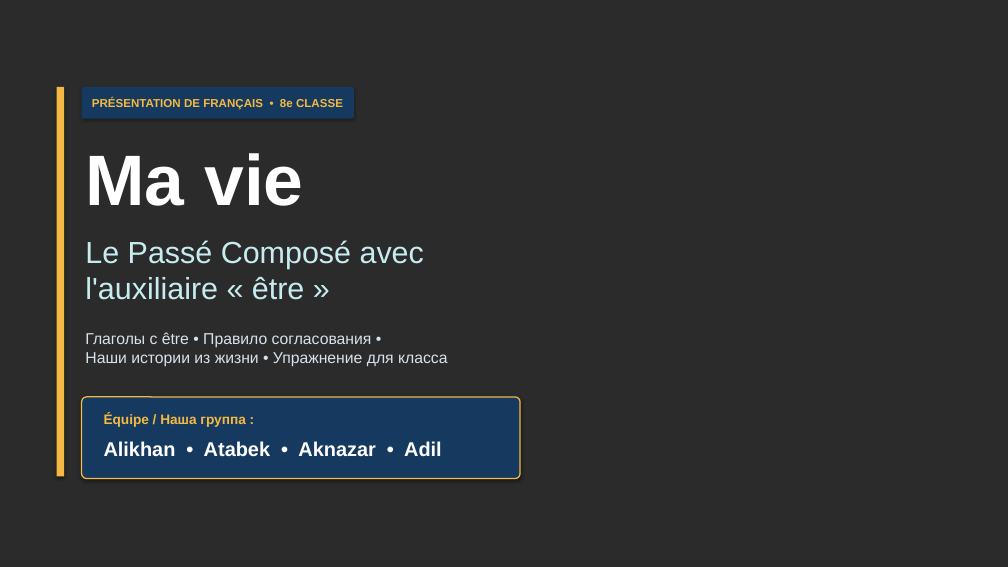
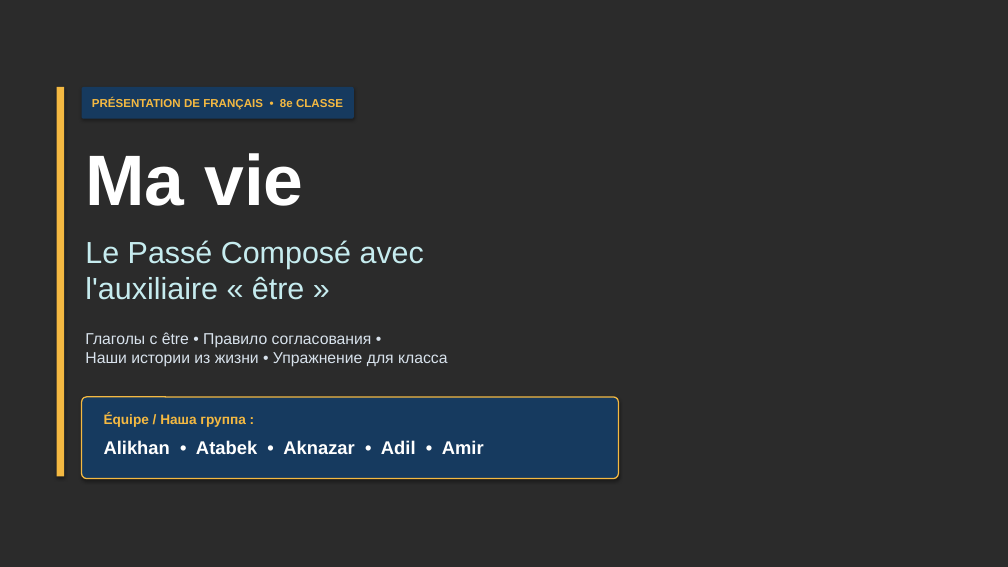
Before and after one commit to graz1p777dev/ma-vie-presentation, a slide deck: slide 1 of Ma_vie_Passe_Compose.pptx. Drawn at 1008x567 pixels with LibreOffice and Linux fonts; fonts in the diff are those of the drawing; background and template pictures are left out; a plain dark background stands for a picture behind light text. Boxes give left, top, right and bottom in pixels: in the first picture for what was removed or moved away, otherwise in the second. Text is boxed around its words. In the diff, an @@ line names an element or a change of style, - is before the commit and + after.

Commit message:
Add Aknazar, Adil, and Amir slides with illustrations and reading scripts

```diff
--- a/Ma_vie_Passe_Compose.pptx
+++ b/Ma_vie_Passe_Compose.pptx
@@ rounded rectangle: place and size @@
-rounded rectangle at (82, 397, 520, 479)
+rounded rectangle at (82, 397, 619, 479)
@@ text at (104, 440, 484, 454): text changed; size 19 to 17.5 pt @@
-Alikhan • Atabek • Aknazar • Adil
+Alikhan • Atabek • Aknazar • Adil • Amir
```
Also in this commit, not shown: 10 other slides changed, 1 slide added, 1 other file.
